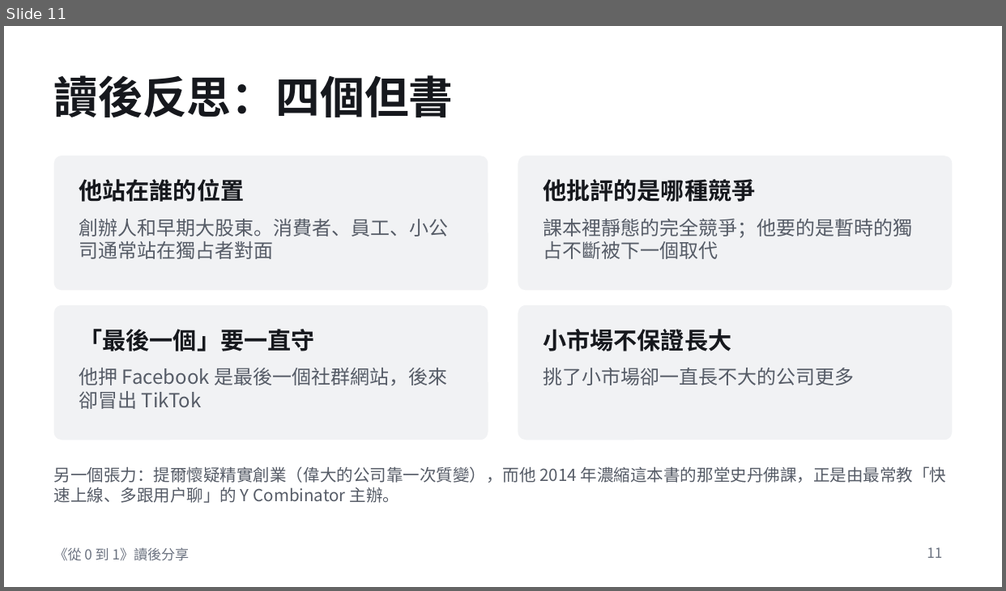
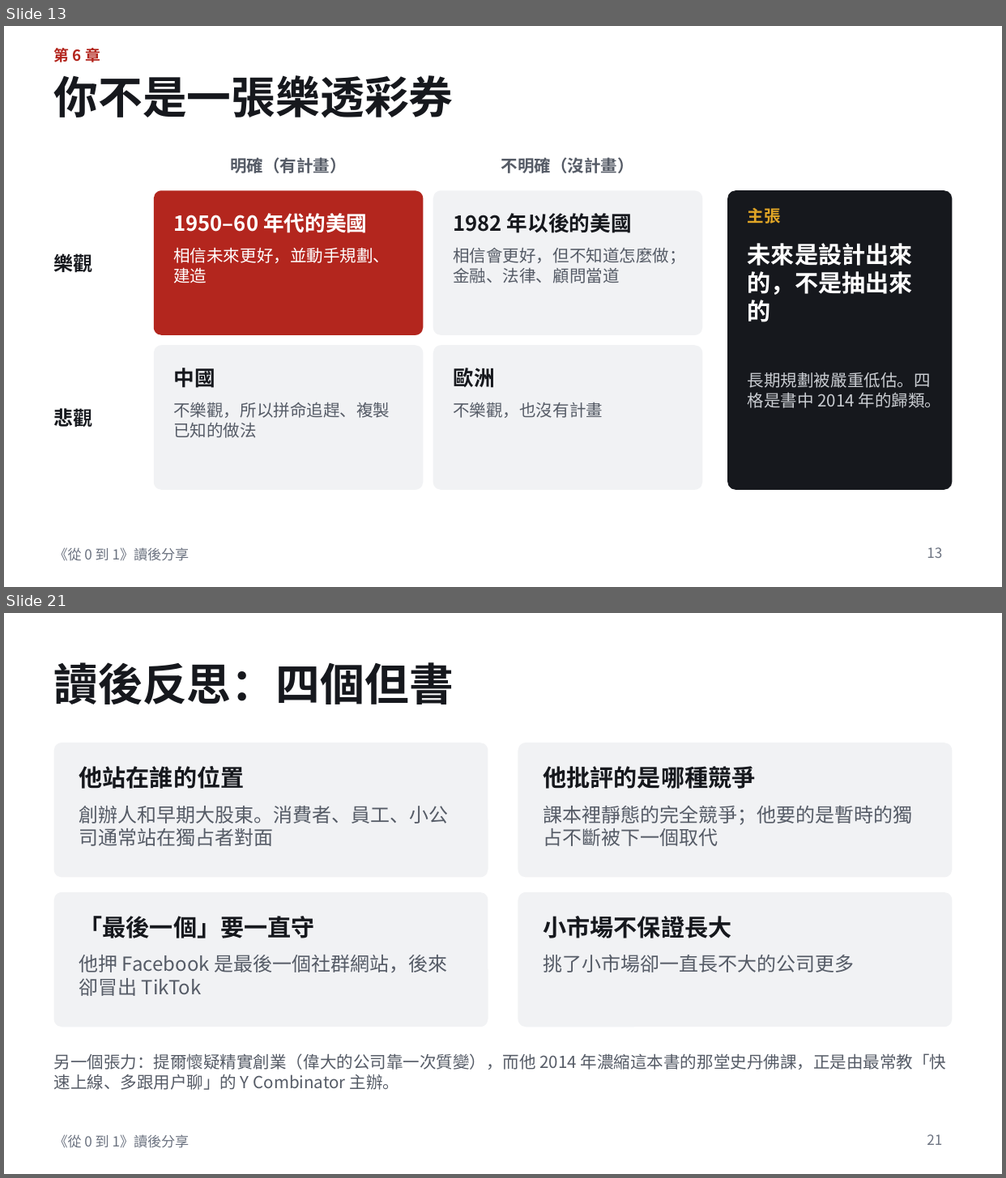
Before and after one commit to LuoGuoFong/TEST, a slide deck: zero-to-one-book-share.pptx. Shown one above the other, each under a label of ours: slide 11 before the commit, slides 13 and 21 after it; the slides between them are not shown. The pictures are 1006x591 and 1006x1178 pixels, drawn with LibreOffice and Linux fonts; fonts in the diff are those of the drawing. Boxes give left, top, right and bottom in pixels: in the first picture for what was removed or moved away, otherwise in the second. Text is boxed around its words. In the diff, an @@ line names an element or a change of style, - is before the commit and + after.

```diff
--- a/zero-to-one-book-share.pptx
+++ b/zero-to-one-book-share.pptx
@@ slide 13 added at box(4, 26, 1002, 587), background #FFFFFF; not listed: 1 template element that a slide beside it also shows @@
@@ text added at box(54, 48, 100, 62), 11 pt, text #B3261E, bold @@
+第 6 章
@@ title added at box(54, 75, 454, 118), 32 pt, text #16181D, bold @@
+你不是一張樂透彩券
@@ text added at box(230, 157, 347, 173), 12 pt, text #555B66, bold @@
+明確（有計畫）
@@ text added at box(501, 157, 634, 173), 12 pt, text #555B66, bold @@
+不明確（沒計畫）
@@ rounded rectangle added at box(154, 190, 423, 335), fill #B3261E @@
@@ rounded rectangle added at box(433, 190, 702, 335), fill #F1F2F4 @@
@@ rounded rectangle added at box(727, 190, 952, 490), fill #16181D @@
@@ text added at box(173, 213, 367, 233), 15 pt, text #FFFFFF, bold @@
+1950–60 年代的美國
@@ text added at box(453, 213, 632, 233), 15 pt, text #16181D, bold @@
+1982 年以後的美國
@@ text added at box(748, 208, 781, 224), 12 pt, text #E0A526, bold @@
+主張
@@ text added at box(748, 243, 913, 322), 17 pt, text #FFFFFF, bold @@
+未來是設計出來的，不是抽出來的
@@ text added at box(54, 250, 93, 275), 14 pt, text #16181D, bold @@
+樂觀
@@ text added at box(173, 247, 390, 284), 12 pt, text #FFFFFF @@
+相信未來更好，並動手規劃、建造
@@ text added at box(453, 248, 685, 284), 12 pt, text #555B66 @@
+相信會更好，但不知道怎麼做；金融、法律、顧問當道
@@ rounded rectangle added at box(154, 345, 423, 490), fill #F1F2F4 @@
@@ rounded rectangle added at box(433, 345, 702, 490), fill #F1F2F4 @@
@@ text added at box(173, 368, 215, 388), 15 pt, text #16181D, bold @@
+中國
@@ text added at box(453, 368, 494, 388), 15 pt, text #16181D, bold @@
+歐洲
@@ text added at box(748, 372, 942, 408), 12 pt, text #C9CCD1 @@
+長期規劃被嚴重低估。四格是書中 2014 年的歸類。
@@ text added at box(54, 408, 93, 427), 14 pt, text #16181D, bold @@
+悲觀
@@ text added at box(173, 402, 390, 438), 12 pt, text #555B66 @@
+不樂觀，所以拼命追趕、複製已知的做法
@@ text added at box(453, 403, 603, 418), 12 pt, text #555B66 @@
+不樂觀，也沒有計畫
@@ page number added at box(927, 548, 942, 558), 10 pt, text #6B7280 @@
+13
@@ what was slide 11 is now slide 21 @@
@@ page number at box(927, 1135, 942, 1145): text changed @@
-11
+21
```
Also in this commit, not shown: 9 slides changed, 10 other slides added, 1 slide removed.
